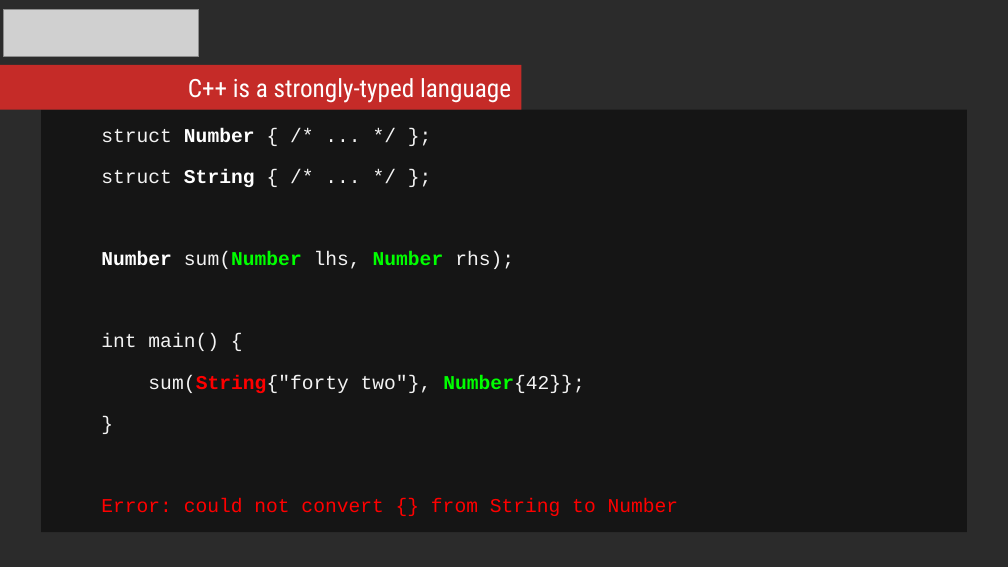
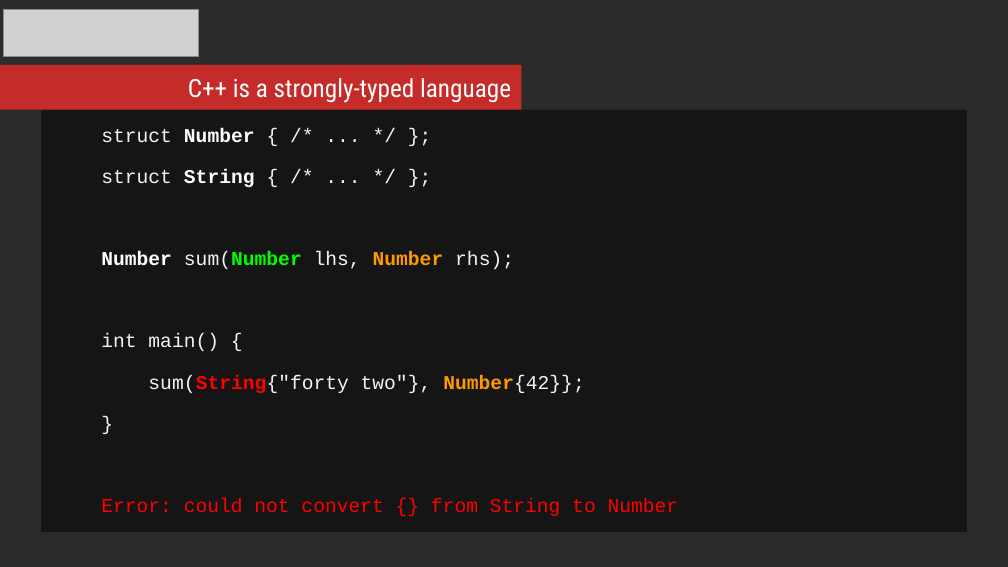
Before and after one commit to mikosz/type-safety, a slide deck: slide 7 of ask-not-what-you-can-do-for-the-compiler.odp. Drawn at 1008x567 pixels with LibreOffice and Linux fonts; fonts in the diff are those of the drawing; grey boxes stand for pictures; background and template pictures are left out; a plain dark background stands for a picture behind light text. Boxes give left, top, right and bottom in pixels: in the first picture for what was removed or moved away, otherwise in the second. Text is boxed around its words. In the diff, an @@ line names an element or a change of style, - is before the commit and + after.

```diff
--- a/ask-not-what-you-can-do-for-the-compiler.odp
+++ b/ask-not-what-you-can-do-for-the-compiler.odp
@@ text in rectangle at (x1=101, y1=252, x2=584, y2=393): text colour #00FF00 to #FF9900 in "Number", "Number{42}};" @@
```
Also in this commit, not shown: 6 slides added, 8 other files.
